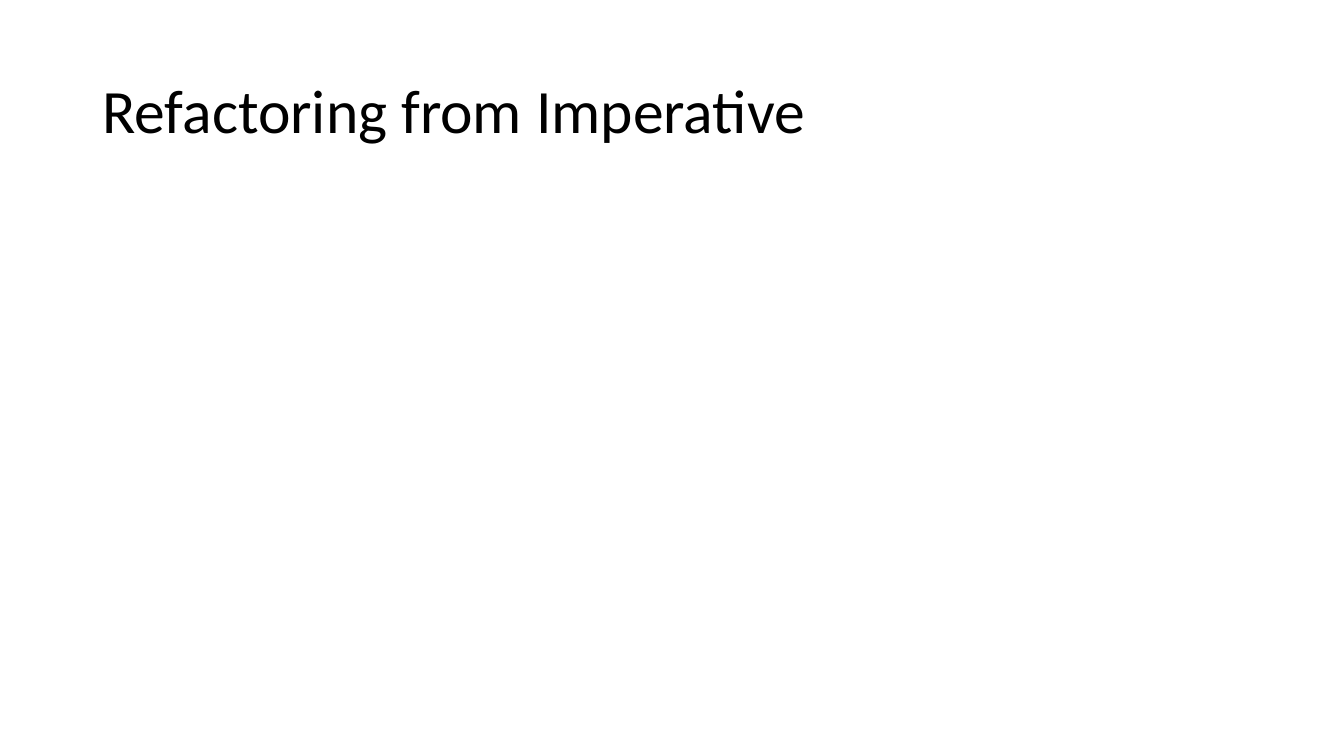
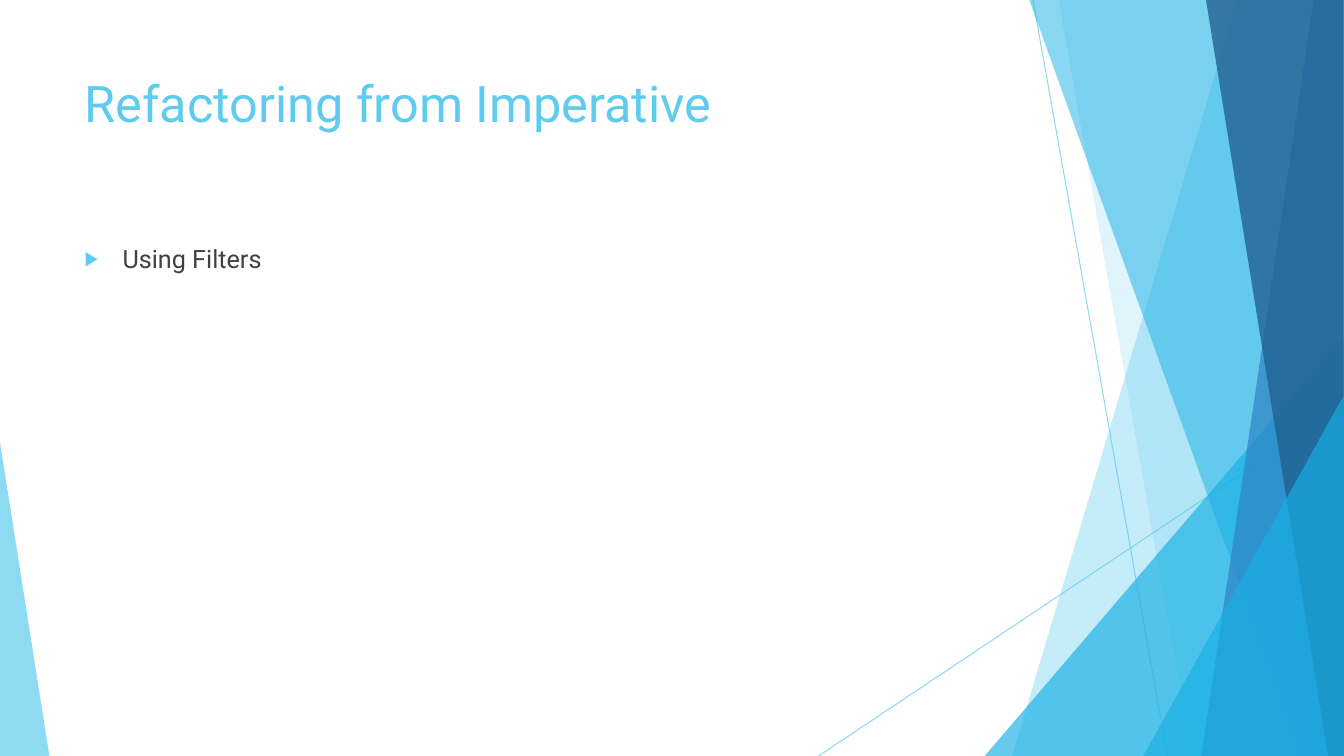
Before and after one commit to j1ebbinflow/FuncCourse, a slide deck: slide 30 of Topics/00 - Start the Func/Functional First Programming with F#.pptx (slide 19 before the commit). Drawn at 1344x756 pixels with LibreOffice and Linux fonts; fonts in the diff are those of the drawing. Boxes give left, top, right and bottom in pixels: in the first picture for what was removed or moved away, otherwise in the second. Text is boxed around its words. In the diff, an @@ line names an element or a change of style, - is before the commit and + after.

```diff
--- a/Topics/00 - Start the Func/Functional First Programming with F#.pptx
+++ b/Topics/00 - Start the Func/Functional First Programming with F#.pptx
@@ title "Refactoring from Imperative": place and size @@
-title "Refactoring from Imperative" at <box>102,90,805,144</box>
+title "Refactoring from Imperative" at <box>85,83,712,133</box>
@@ title "Refactoring from Imperative" at <box>85,83,712,133</box>: size 44 to 36 pt, font Calibri to Roboto, text colour #000000 to #5FCBEF; line spacing 0.9 to 1; vertical alignment middle to top @@
@@ text added at <box>123,249,261,274</box>, 18 pt, text #404040 @@
+▶ Using Filters
@@ group added at <box>0,0,1344,756</box>: 5 freeform shapes, 3 triangles, 2 lines @@
```
Also in this commit, not shown: 19 other slides changed, 13 slides added, 5 slides removed.
